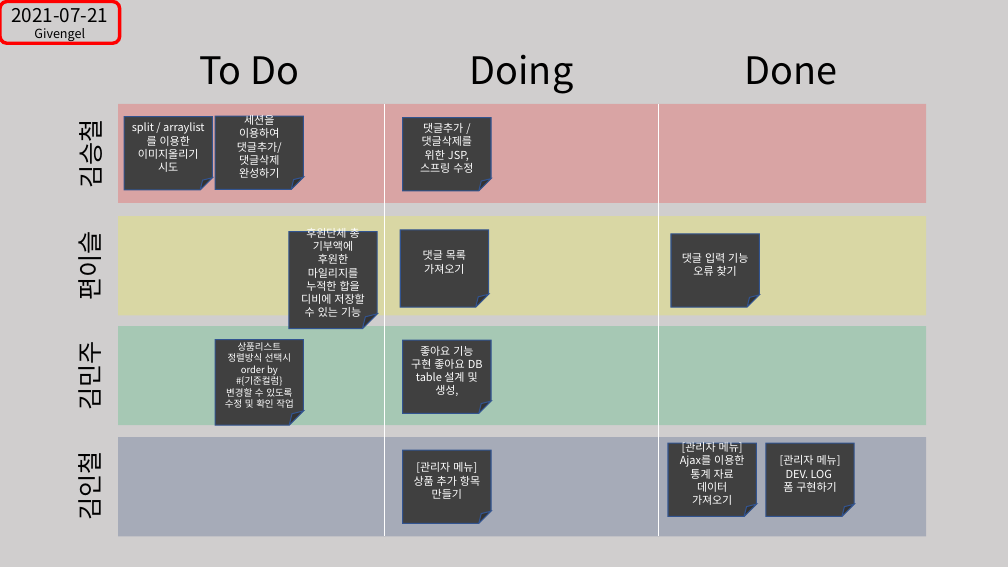
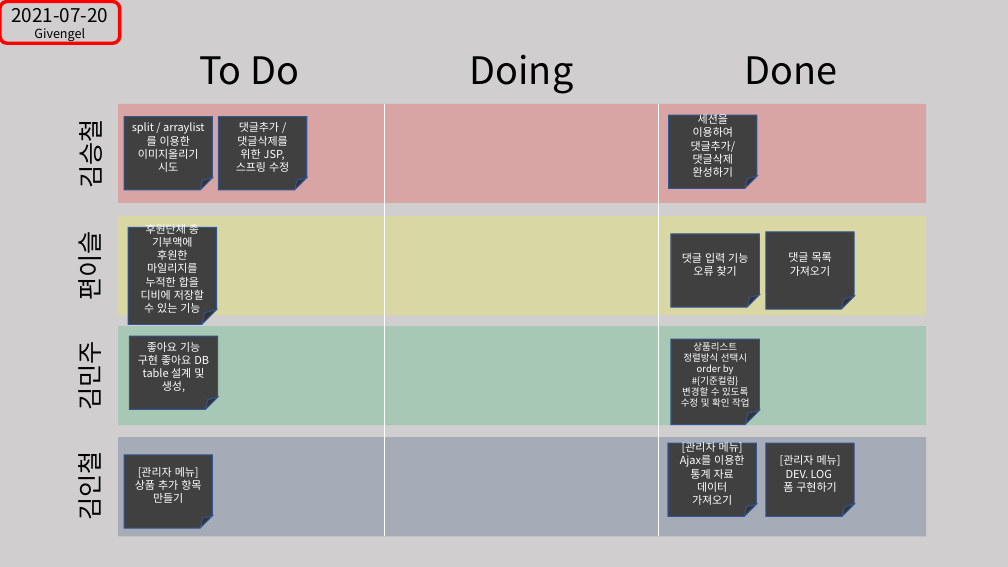
Before and after one commit to GIVENGEL/GivEngel-Project, a slide deck: slide 2 of 칸반보드.pptx. Drawn at 1008x567 pixels with LibreOffice and Linux fonts; fonts in the diff are those of the drawing. Boxes give left, top, right and bottom in pixels: in the first picture for what was removed or moved away, otherwise in the second. Text is boxed around its words. In the diff, an @@ line names an element or a change of style, - is before the commit and + after.

```diff
--- a/칸반보드.pptx
+++ b/칸반보드.pptx
@@ text in rounded rectangle at [11, 2, 108, 22]: text changed @@
-2021-07-21
+2021-07-20
@@ folded corner "댓글추가 / 댓글삭제를 위한 JSP,스프링 ...": place and size @@
-folded corner "댓글추가 / 댓글삭제를 위한 JSP,스프링 ..." at [403, 118, 492, 191]
+folded corner "댓글추가 / 댓글삭제를 위한 JSP,스프링 ..." at [219, 116, 307, 190]
@@ folded corner "세션을 이용하여 댓글추가/ 댓글삭제 완성하기": place and size @@
-folded corner "세션을 이용하여 댓글추가/ 댓글삭제 완성하기" at [216, 116, 304, 190]
+folded corner "세션을 이용하여 댓글추가/ 댓글삭제 완성하기" at [668, 115, 757, 188]
@@ folded corner "후원단체 총 기부액에 후원한 마일리지를 ...": place and size @@
-folded corner "후원단체 총 기부액에 후원한 마일리지를 ..." at [289, 231, 377, 328]
+folded corner "후원단체 총 기부액에 후원한 마일리지를 ..." at [129, 228, 217, 324]
@@ folded corner "댓글 목록 가져오기": place and size @@
-folded corner "댓글 목록 가져오기" at [400, 230, 488, 307]
+folded corner "댓글 목록 가져오기" at [766, 232, 854, 309]
@@ folded corner "좋아요 기능 구현 좋아요 DB ...": place and size @@
-folded corner "좋아요 기능 구현 좋아요 DB ..." at [403, 340, 492, 414]
+folded corner "좋아요 기능 구현 좋아요 DB ..." at [129, 337, 218, 410]
@@ folded corner "상품리스트 정렬방식 선택시 order by ...": place and size @@
-folded corner "상품리스트 정렬방식 선택시 order by ..." at [216, 340, 304, 425]
+folded corner "상품리스트 정렬방식 선택시 order by ..." at [671, 340, 760, 425]
@@ folded corner "[관리자 메뉴]": place and size @@
-folded corner "[관리자 메뉴]" at [403, 450, 492, 523]
+folded corner "[관리자 메뉴]" at [124, 455, 212, 529]
```
Also in this commit, not shown: 1 other slide changed, 1 slide added.
